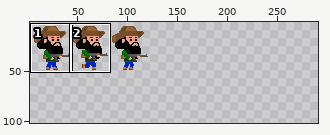
Sprite sheet: assets/characters/camilo.png. The picture above shows the old version from afar; the outline marks the close-up.
Close-up. First the earlier version:
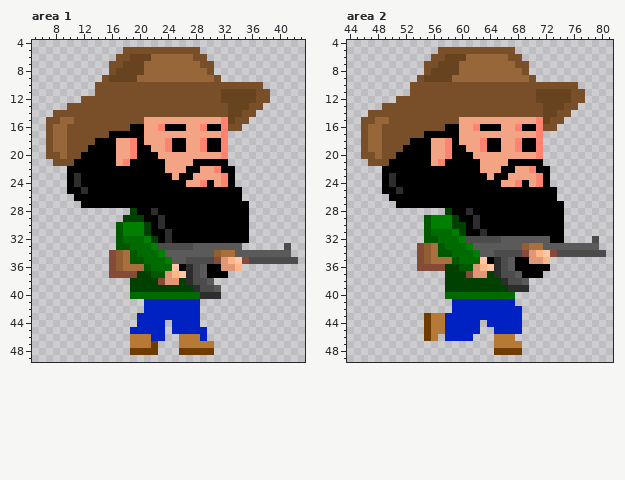
The file is 309x56 pixels. Pixels under 10% opacity are left out. Colours within 5 levels of each other are drawn and written as one. Shown: area 1: x 5..43, y 4..49; area 2: x 44..81, y 4..49. The old version is drawn lined up with the new one, on the new canvas. The wide view leaves out empty margins. The commit also changed other parts of the picture, which this record leaves out.
After:
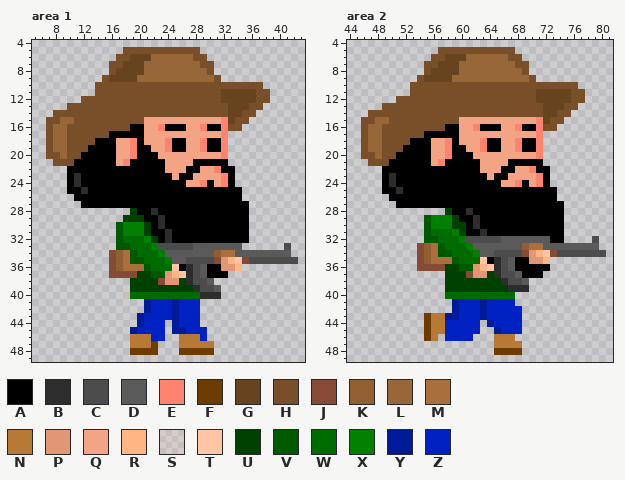
Palette (. is transparent): A #000000  B #2d2d2d  C #4c4c4c  D #5a5a5a  E #ff836f  F #6e3c00  G #674320  H #784f28  J #864b36  K #915f32  L #986739  M #a9703e  N #b77a36  P #e19676  Q #f3a484  R #ffb584  S #ffc5a523  T #ffc5a5  U #004000  V #005900  W #006b00  X #007f00  Y #001b99  Z #0022c2
The exact change:
canvas 309x56 -> 291x147, the old top-left corner now at 0,-1 (the part of the old canvas that was cut away was empty and is not shown)
Area 1:
y 41..42: x 21 Z -> Y; x 25 Z -> Y
y 43..44: x 20 Z -> Y; x 25 Z -> Y
y 45: x 19 Z -> Y; x 25..26 ZZ -> YY
Area 2:
y 41..42: x 59 Z -> Y; x 63 Z -> Y
y 43: x 58..59 ZZ -> YY; x 63 Z -> Y
y 44: x 64 Z -> Y
y 45: x 65 Z -> Y
